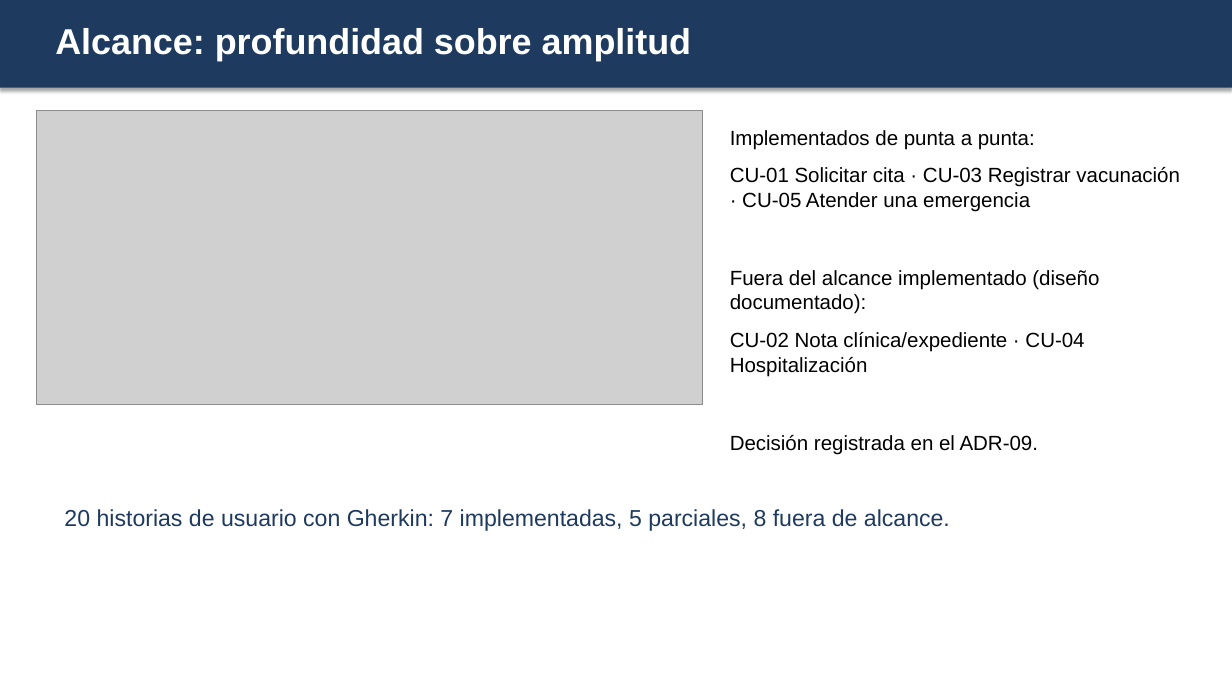
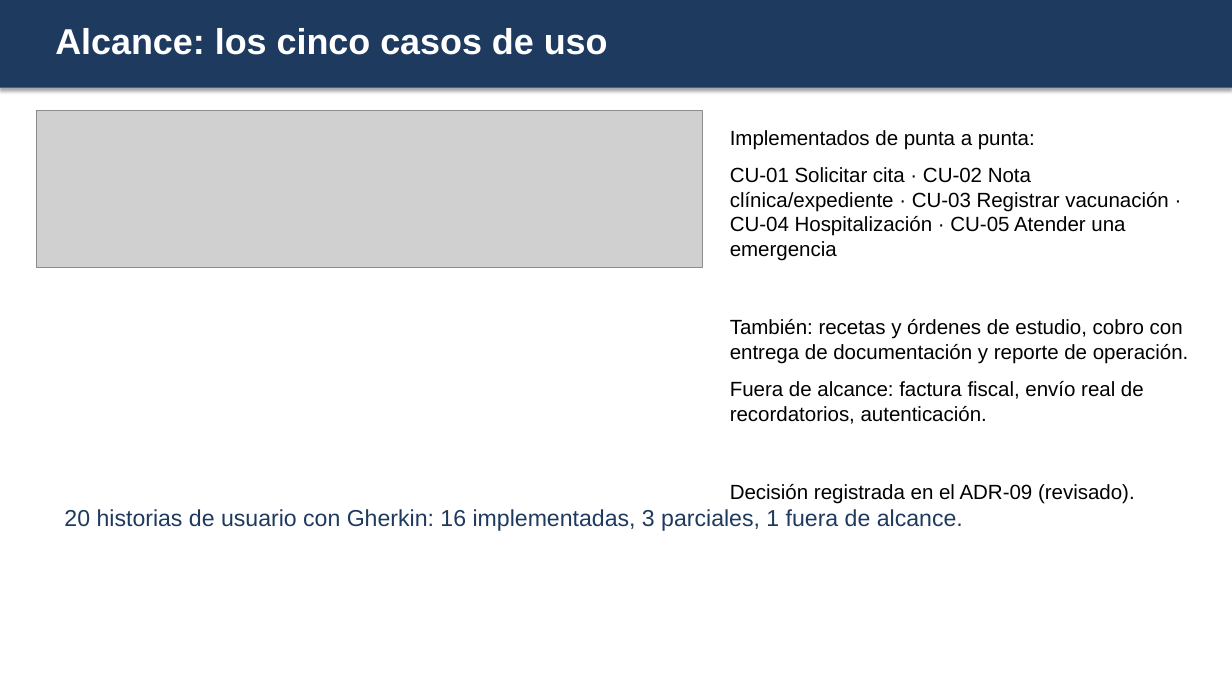
Before and after one commit to Angietptp/VetCare24_PIA_EQ4, a slide deck: slide 3 of docs/entrega/Presentacion_VetCare24_Equipo4.pptx. Drawn at 1232x693 pixels with LibreOffice and Linux fonts; fonts in the diff are those of the drawing; grey boxes stand for pictures. Boxes give left, top, right and bottom in pixels: in the first picture for what was removed or moved away, otherwise in the second. Text is boxed around its words. In the diff, an @@ line names an element or a change of style, - is before the commit and + after.

Commit message:
Implementa CU-02, CU-04, cobro, recetas y reportes

```diff
--- a/docs/entrega/Presentacion_VetCare24_Equipo4.pptx
+++ b/docs/entrega/Presentacion_VetCare24_Equipo4.pptx
@@ text at (x1=55, y1=28, x2=608, y2=55): text changed @@
-Alcance: profundidad sobre amplitud
+Alcance: los cinco casos de uso
@@ picture resized from (x1=37, y1=111, x2=702, y2=405) to (x1=37, y1=111, x2=702, y2=268) @@
@@ text at (x1=730, y1=167, x2=1189, y2=504): text changed @@
-CU-01 Solicitar cita · CU-03 Registrar vacunación · CU-05 Atender una emergencia
-Fuera del alcance implementado (diseño documentado):
-CU-02 Nota clínica/expediente · CU-04 Hospitalización
-Decisión registrada en el ADR-09.
+CU-01 Solicitar cita · CU-02 Nota clínica/expediente · CU-03 Registrar vacunación · CU-04 Hospitalización · CU-05 Atender una emergencia
+También: recetas y órdenes de estudio, cobro con entrega de documentación y reporte de operación.
+Fuera de alcance: factura fiscal, envío real de recordatorios, autenticación.
+Decisión registrada en el ADR-09 (revisado).
@@ text at (x1=64, y1=509, x2=963, y2=531): text changed @@
-20 historias de usuario con Gherkin: 7 implementadas, 5 parciales, 8 fuera de alcance.
+20 historias de usuario con Gherkin: 16 implementadas, 3 parciales, 1 fuera de alcance.
```
Also in this commit, not shown: 5 other slides changed, 1 slide added, 54 other files.
